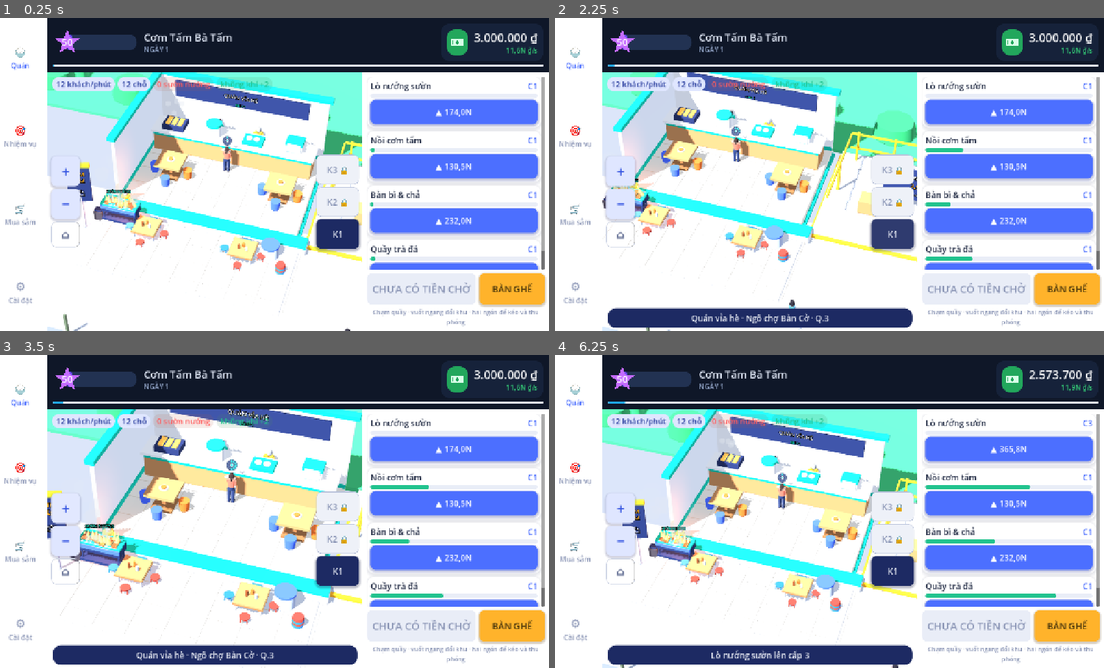
Above: before the commit, frames 1-4 (two rows, left to right).
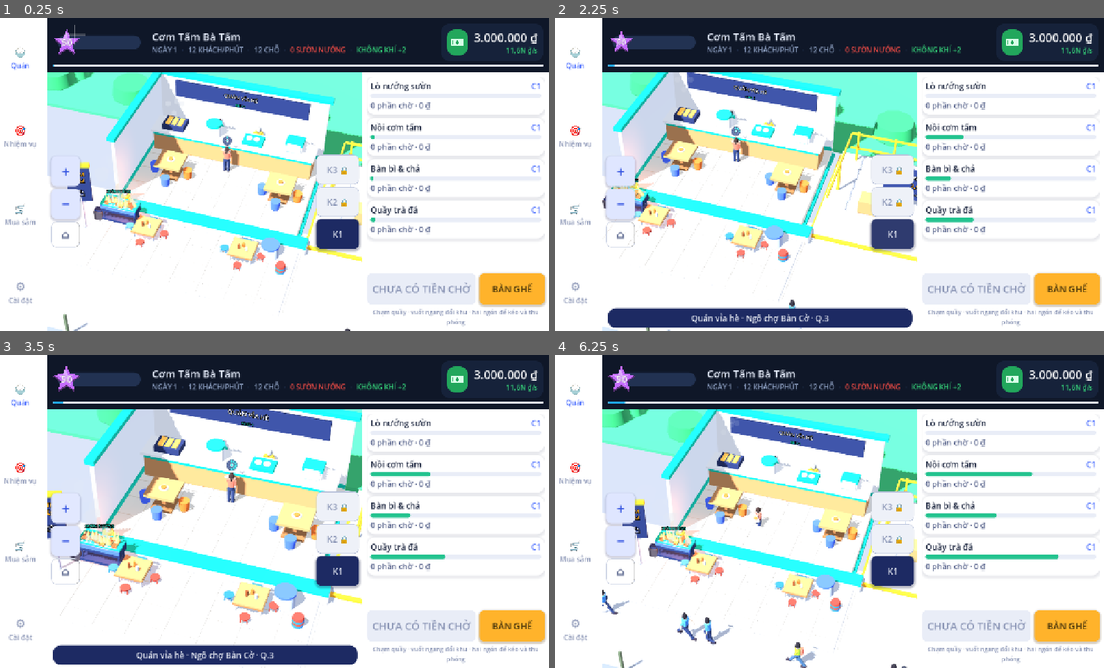
Above: after the commit, the same moments.

Repository: AnhGeek/ComTam-Tycoon
Game: Godot game, scene res://main.tscn
Two runs of this game, one before a commit and one after it. Both use one fixed random seed, a clock stepped at 60 frames per second and the inputs below.
Inputs (mouse positions are in pixels of both pictures, inside the frame that each line leads up to):
- Up to frame 1 (0.25 s): no input
- Up to frame 2 (2.25 s): click "K3 🔒" at 0.5 s; click "K2 🔒" at 1.25 s; click "K1" at 2 s
- Up to frame 3 (3.5 s): click "+" at 2.75 s
- Up to frame 4 (6.25 s): click "−" at 3.5 s; click "⌂" at 4.25 s; click (1010, 448) at 5 s, where only the run before the commit has a clickable "▲ 174,0N"; click (1010, 448) at 5.75 s, where only the run before the commit has a clickable "▲ 252,3N"

The runs differ from the first frame. In frame 1, 12% of the frame differs, in the area x 9-100%, y 2-81%; in frame 2, 12%; in frame 3, 13%; in frame 4, 18%, in the area x 8-100%, y 3-100%.

Commit message:
Move status into the top bar and ride the star along its progress bar
- Right-hand counter strip is status only now: name, level, batch progress and
  a "N phần chờ · X ₫" line. The per-card upgrade buttons are gone — upgrading
  happens in the panel you get by tapping the counter itself. THU and BÀN GHẾ
  are untouched.
- The floating pills over the 3D view (khách/phút, chỗ, sườn nướng, không khí)
  moved into the top bar as plain text on the NGÀY line, same size and colour,
  running left to right from it; out-of-stock items stay red, good ones green.
  The shortage banner moved up into the space they left.
- scripts/ui_star.gd: StarBadge draws a solid-looking star (drop shadow, body,
  lit facet) with the reputation number in it, and animates — breathing pulse,
  a twinkle flash every few seconds, and a full spin every seven. It now rides
  along the purple bar at the reputation's position within the current tier
  instead of sitting pinned at the left end.

Co-Authored-By: Claude Opus 5 <noreply@anthropic.com>

Diff:
--- /dev/null
+++ b/scripts/ui_star.gd
@@ -0,0 +1,105 @@
+class_name StarBadge
+extends Control
+## Ngôi sao uy tín: vẽ nổi khối kiểu 3D và luôn động đậy.
+##
+## Sao chạy DỌC THEO thanh tiến độ (uy tín tới đâu, sao đứng tới đó) nên nó phải
+## tự sống: thở phập phồng, thỉnh thoảng loé sáng, và cứ dăm giây lại xoay trọn
+## một vòng quanh chính nó. Vẽ bằng `_draw()` để không cần tài nguyên ảnh.
+
+## Màu thân sao. Mặt sáng, mặt tối và viền đều suy ra từ màu này.
+@export var body := Color("c46bff")
+
+var value := 0: set = _set_value
+
+const POINTS := 5
+const INNER := 0.42          # bán kính đỉnh trong so với đỉnh ngoài
+const PULSE_SPEED := 2.3     # nhịp thở
+const PULSE_AMOUNT := 0.09   # thở phồng thêm bao nhiêu
+const TWINKLE_EVERY := 2.6   # mấy giây loé một lần
+const SPIN_EVERY := 7.0      # mấy giây xoay trọn một vòng
+const SPIN_TIME := 0.9       # xoay một vòng mất bao lâu
+
+var _t := 0.0
+var _spin := 0.0
+var _spin_left := 0.0
+var _twinkle := 0.0
+var _label: Label
+
+
+func _set_value(v: int) -> void:
+    value = v
+    if _label != null:
+        _label.text = str(v)
+
+
+func _ready() -> void:
+    mouse_filter = Control.MOUSE_FILTER_IGNORE
+    _label = Label.new()
+    _label.text = str(value)
+    _label.set_anchors_preset(Control.PRESET_FULL_RECT)
+    _label.horizontal_alignment = HORIZONTAL_ALIGNMENT_CENTER
+    _label.vertical_alignment = VERTICAL_ALIGNMENT_CENTER
+    _label.mouse_filter = Control.MOUSE_FILTER_IGNORE
+    _label.add_theme_font_size_override("font_size", int(size.x * 0.34))
+    _label.add_theme_color_override("font_color", Color.WHITE)
+    _label.add_theme_color_override("font_outline_color", body.darkened(0.55))
+    _label.add_theme_constant_override("outline_size", int(maxf(size.x * 0.05, 2.0)))
+    add_child(_label)
+    resized.connect(func():
+        pivot_offset = size * 0.5
+        _label.add_theme_font_size_override("font_size", int(size.x * 0.34)))
+    pivot_offset = size * 0.5
+
+
+func _process(delta: float) -> void:
+    _t += delta
+
+    # thở: to nhỏ quanh cỡ gốc
+    var pulse := 1.0 + sin(_t * PULSE_SPEED) * PULSE_AMOUNT
+    scale = Vector2(pulse, pulse)
+
+    # xoay trọn vòng: cứ SPIN_EVERY giây lại quay một lần cho vui mắt
+    if _spin_left > 0.0:
+        _spin_left = maxf(0.0, _spin_left - delta)
+        _spin = (1.0 - _spin_left / SPIN_TIME) * TAU
+    else:
+        _spin = 0.0
+        if fmod(_t, SPIN_EVERY) < delta:
+            _spin_left = SPIN_TIME
+
+    # loé sáng: một nhịp ngắn rồi tắt
+    var phase := fmod(_t, TWINKLE_EVERY)
+    _twinkle = clampf(1.0 - phase / 0.45, 0.0, 1.0)
+    queue_redraw()
+
+
+## Các đỉnh của ngôi sao, có thể xoay và phóng to theo ý.
+func _star_points(centre: Vector2, radius: float, spin: float) -> PackedVector2Array:
+    var pts := PackedVector2Array()
+    for i in POINTS * 2:
+        var ang := -PI * 0.5 + spin + float(i) * PI / float(POINTS)
+        var r: float = radius if i % 2 == 0 else radius * INNER
+        pts.append(centre + Vector2(cos(ang), sin(ang)) * r)
+    return pts
+
+
+func _draw() -> void:
+    var c := size * 0.5
+    var r := minf(size.x, size.y) * 0.5
+
+    # 1. bóng đổ phía dưới cho sao có bề dày
+    draw_colored_polygon(_star_points(c + Vector2(0, r * 0.12), r * 0.98, _spin),
+        body.darkened(0.55))
+    # 2. thân sao
+    draw_colored_polygon(_star_points(c, r * 0.98, _spin), body)
+    # 3. mặt sáng lệch lên trên bên trái: đúng chỗ ánh sáng hắt vào khối nổi
+    draw_colored_polygon(_star_points(c - Vector2(r * 0.08, r * 0.1), r * 0.6, _spin),
+        body.lightened(0.42))
+
+    # 4. loé sáng: một chữ thập mảnh chạy ngang qua đỉnh sao
+    if _twinkle > 0.01:
+        var glow := Color(1, 1, 1, _twinkle)
+        var arm := r * (0.5 + _twinkle * 0.5)
+        var tip := c + Vector2(r * 0.55, -r * 0.55)
+        draw_line(tip - Vector2(arm, 0), tip + Vector2(arm, 0), glow, maxf(r * 0.07, 1.0), true)
+        draw_line(tip - Vector2(0, arm), tip + Vector2(0, arm), glow, maxf(r * 0.07, 1.0), true)
--- a/views/restaurant_view.gd
+++ b/views/restaurant_view.gd
@@ -6,7 +6,7 @@
 
 var money_label: Label
 var rate_label: Label
-var rep_label: Label
+var rep_star: StarBadge
 var rep_bar: ProgressBar
 var day_label: Label
 var day_bar: ProgressBar
@@ -90,6 +90,9 @@
 	day_bar.value = GameManager.day_time / GameManager.DAY_DURATION * 100.0
 	day_label.text = "NGÀY %d" % GameManager.day
 	money_label.text = UIKit.money(GameManager.money) + " ₫"
+	# đặt lại chỗ đứng của ngôi sao mỗi khung hình: lần bố trí đầu tiên thanh còn
+	# chưa có bề ngang thật, tính một lần lúc dựng là sai chỗ
+	_place_rep_star()
 	var pend := GameManager.total_pending()
 	collect_btn.disabled = pend < 1.0
 	collect_btn.text = ("THU " + UIKit.money_short(pend) + " ₫") if pend >= 1.0 else "CHƯA CÓ TIỀN CHỜ"
@@ -182,11 +185,17 @@
 	var left := VBoxContainer.new()
 	left.size_flags_horizontal = Control.SIZE_EXPAND_FILL
 	left.size_flags_vertical = Control.SIZE_SHRINK_CENTER
-	left.add_theme_constant_override("separation", 0)
+	left.add_theme_constant_override("separation", int(UIKit.px(1)))
 	top.add_child(left)
 	left.add_child(UIKit.label("Cơm Tấm Bà Tấm", 15, UIKit.D_TEXT))
+
+	# Hàng trạng thái nằm luôn trong thanh trên, chữ cùng cỡ cùng màu với dòng
+	# NGÀY: trước đây nó là mấy viên nhãn nổi đè lên khung 3D, che mất quán.
+	tag_box = HBoxContainer.new()
+	tag_box.add_theme_constant_override("separation", int(UIKit.px(6)))
+	left.add_child(tag_box)
 	day_label = UIKit.label("NGÀY 1", 10, UIKit.D_MUTED)
-	left.add_child(day_label)
+	tag_box.add_child(day_label)
 
 	# ---- ví tiền: tờ tiền xanh + số dư + tốc độ kiếm tiền ----
 	top.add_child(_money_chip())
@@ -200,27 +209,36 @@
 ## tín đã tích được trong bậc đó (đúng kiểu thanh kinh nghiệm của game idle).
 func _rep_badge() -> Control:
 	var wrap := Control.new()
-	wrap.custom_minimum_size = Vector2(UIKit.px(120), UIKit.px(40))
+	wrap.custom_minimum_size = Vector2(UIKit.px(132), UIKit.px(42))
 	wrap.size_flags_vertical = Control.SIZE_SHRINK_CENTER
-
-	rep_bar = UIKit.level_bar(0.0, "", 22, UIKit.NEON_PURPLE, UIKit.D_SLOT)
+	wrap.clip_contents = false
+
+	# thanh chạy nằm dưới, chừa hai đầu cho ngôi sao không bị cắt
+	rep_bar = UIKit.level_bar(0.0, "", 20, UIKit.NEON_PURPLE, UIKit.D_SLOT)
 	rep_bar.set_anchors_preset(Control.PRESET_FULL_RECT)
-	rep_bar.offset_left = UIKit.px(20)
-	rep_bar.offset_top = UIKit.px(9)
-	rep_bar.offset_bottom = -UIKit.px(9)
+	rep_bar.offset_left = UIKit.px(6)
+	rep_bar.offset_right = -UIKit.px(6)
+	rep_bar.offset_top = UIKit.px(11)
+	rep_bar.offset_bottom = -UIKit.px(11)
 	wrap.add_child(rep_bar)
 
-	var star := UIIcon.make("star", UIKit.px(40), UIKit.NEON_STAR)
-	wrap.add_child(star)
-
-	rep_label = UIKit.label("1", 14, Color.WHITE)
-	rep_label.set_anchors_preset(Control.PRESET_TOP_LEFT)
-	rep_label.custom_minimum_size = Vector2(UIKit.px(40), UIKit.px(40))
-	rep_label.size = Vector2(UIKit.px(40), UIKit.px(40))
-	rep_label.horizontal_alignment = HORIZONTAL_ALIGNMENT_CENTER
-	rep_label.vertical_alignment = VERTICAL_ALIGNMENT_CENTER
-	wrap.add_child(rep_label)
+	# ngôi sao cưỡi trên thanh: uy tín tới đâu thì nó đứng tới đó
+	rep_star = StarBadge.new()
+	rep_star.body = UIKit.NEON_STAR
+	rep_star.custom_minimum_size = Vector2(UIKit.px(38), UIKit.px(38))
+	rep_star.size = Vector2(UIKit.px(38), UIKit.px(38))
+	rep_star.position = Vector2(0, UIKit.px(2))
+	wrap.add_child(rep_star)
 	return wrap
+
+
+## Đặt ngôi sao vào đúng chỗ trên thanh theo tiến độ uy tín hiện tại.
+func _place_rep_star() -> void:
+	if rep_star == null or rep_bar == null:
+		return
+	var wrap: Control = rep_star.get_parent()
+	var travel: float = maxf(wrap.size.x - rep_star.size.x, 0.0)
+	rep_star.position.x = travel * clampf(GameManager.rep_progress(), 0.0, 1.0)
 
 
 func _money_chip() -> Control:
@@ -252,19 +270,12 @@
 	overlay.set_anchors_preset(Control.PRESET_FULL_RECT)
 	overlay.mouse_filter = Control.MOUSE_FILTER_IGNORE
 
-	# nhãn trạng thái góc trái trên
-	tag_box = HBoxContainer.new()
-	tag_box.position = Vector2(10, 10)
-	tag_box.add_theme_constant_override("separation", 6)
-	tag_box.mouse_filter = Control.MOUSE_FILTER_IGNORE
-	overlay.add_child(tag_box)
-
 	# cảnh báo hết nguyên liệu
 	warn_panel = PanelContainer.new()
 	warn_panel.add_theme_stylebox_override("panel", UIKit.flat_pad(Color(0.71, 0.33, 0.25, 0.94), 8))
 	warn_panel.set_anchors_preset(Control.PRESET_TOP_WIDE)
-	warn_panel.offset_top = 52
-	warn_panel.offset_bottom = 96
+	warn_panel.offset_top = 10
+	warn_panel.offset_bottom = 54
 	warn_panel.offset_left = 10
 	warn_panel.offset_right = -320
 	warn_panel.mouse_filter = Control.MOUSE_FILTER_IGNORE
@@ -430,26 +441,34 @@
 func _refresh_hud() -> void:
 	money_label.text = UIKit.money(GameManager.money) + " ₫"
 	rate_label.text = UIKit.money_short(GameManager.income_per_second()) + " ₫/s"
-	# ngôi sao hiện thẳng ĐIỂM uy tín, thanh tím là phần đã đi trong bậc hiện tại
-	rep_label.text = str(int(round(GameManager.reputation)))
-	rep_bar.value = maxf(GameManager.rep_progress(), 0.07)
+	# ngôi sao hiện thẳng ĐIỂM uy tín và trượt dọc thanh theo bậc đang tích
+	rep_star.value = int(round(GameManager.reputation))
+	rep_bar.value = GameManager.rep_progress()
+	_place_rep_star()
 
 
 func _refresh_tags() -> void:
+	# dòng NGÀY luôn đứng đầu, mấy mục trạng thái nối tiếp phía sau
 	for c in tag_box.get_children():
-		c.queue_free()
-	tag_box.add_child(UIKit.tag("%d khách/phút" % int(GameManager.arrival_rate()), UIKit.ACCENT_800, UIKit.ACCENT_100))
-	tag_box.add_child(UIKit.tag("%d chỗ" % GameManager.seats(), UIKit.ACCENT_800, UIKit.ACCENT_100))
+		if c != day_label:
+			c.queue_free()
+
+	var items: Array = [
+		{"text": "%d khách/phút" % int(GameManager.arrival_rate()), "color": UIKit.D_MUTED},
+		{"text": "%d chỗ" % GameManager.seats(), "color": UIKit.D_MUTED},
+	]
 	var grilled := int(GameManager.stock.get("grilled", 0.0))
-	var coal := int(GameManager.stock.get("coal", 0.0))
-	var grill_col := UIKit.OK if grilled > 0 else UIKit.BAD
-	tag_box.add_child(UIKit.tag("%d sườn nướng" % grilled, grill_col,
-		Color(0.31, 0.54, 0.36, 0.14) if grilled > 0 else Color(0.71, 0.33, 0.25, 0.12)))
-	if coal <= 0:
-		tag_box.add_child(UIKit.tag("hết than!", UIKit.BAD, Color(0.71, 0.33, 0.25, 0.12)))
+	items.append({"text": "%d sườn nướng" % grilled,
+		"color": UIKit.NEON_GREEN if grilled > 0 else UIKit.NEON_RED})
+	if int(GameManager.stock.get("coal", 0.0)) <= 0:
+		items.append({"text": "hết than!", "color": UIKit.NEON_RED})
 	var amb := GameManager.ambiance()
 	if amb > 0:
-		tag_box.add_child(UIKit.tag("không khí +%d" % amb, UIKit.OK, Color(0.31, 0.54, 0.36, 0.14)))
+		items.append({"text": "không khí +%d" % amb, "color": UIKit.NEON_GREEN})
+
+	for it in items:
+		tag_box.add_child(UIKit.label("·", 10, UIKit.D_LINE))
+		tag_box.add_child(UIKit.label(str(it["text"]).to_upper(), 10, it["color"]))
 
 	var missing := GameManager.missing_ingredients()
 	if missing.is_empty():
@@ -537,7 +556,7 @@
 func _strip_card(sid: String) -> Control:
 	var data: Dictionary = GameManager.STATIONS[sid]
 	var card := UIKit.card(8)
-	card.custom_minimum_size = Vector2(0, 116)
+	card.custom_minimum_size = Vector2(0, 74)
 	card.size_flags_horizontal = Control.SIZE_EXPAND_FILL
 
 	var v := VBoxContainer.new()
@@ -558,16 +577,12 @@
 	var bar := UIKit.bar(0.0, UIKit.OK, 6)
 	v.add_child(bar)
 
-	var btn := UIKit.button_primary("", 12)
-	btn.custom_minimum_size = Vector2(0, 56)
-	btn.pressed.connect(func():
-		if GameManager.upgrade_station(sid):
-			_toast("%s lên cấp %d" % [str(data["name"]), GameManager.station_level(sid)])
-		else:
-			_toast("Chưa đủ tiền nâng cấp"))
-	v.add_child(btn)
-
-	strip_cards[sid] = {"lv": lv, "bar": bar, "btn": btn}
+	# Dải này chỉ để NGÓ tình trạng. Muốn nâng cấp thì chạm vào quầy trong quán,
+	# bảng nâng cấp mở ra ở đó.
+	var note := UIKit.muted("", 11)
+	v.add_child(note)
+
+	strip_cards[sid] = {"lv": lv, "bar": bar, "note": note}
 	return card
 
 
@@ -582,10 +597,14 @@
 		var open := GameManager.is_station_open(str(sid))
 		(r["lv"] as Label).text = "C%d" % GameManager.station_level(str(sid)) if open else "—"
 		(r["bar"] as ProgressBar).value = float(GameManager.progress.get(sid, 0.0)) * 100.0
-		var btn: Button = r["btn"]
-		var cost := GameManager.station_upgrade_cost(str(sid))
-		btn.text = "▲ " + UIKit.money_short(cost)
-		btn.disabled = not GameManager.can_afford(cost)
+		var note: Label = r["note"]
+		if not open:
+			note.text = "chưa mở"
+		else:
+			# đang chờ bán bao nhiêu phần + tiền đang nằm ở quầy
+			var waiting := int(GameManager.pending_portions.get(sid, 0.0))
+			var cash := float(GameManager.pending.get(sid, 0.0))
+			note.text = "%d phần chờ · %s ₫" % [waiting, UIKit.money_short(cash)]
 
 
 func _on_boosted(sid: String) -> void:
Not shown, added: scripts/ui_star.gd.uid
